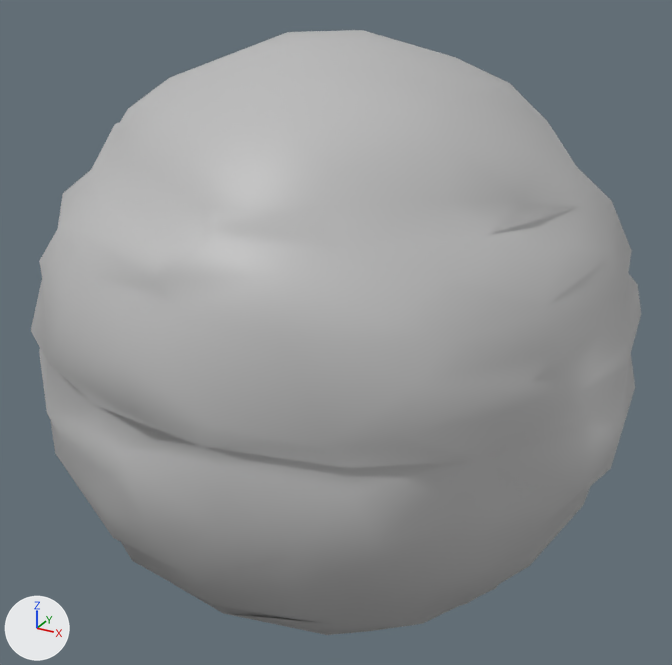
What one commit did to the FBX model BrainJam2020/Assets/Meshes/Planet_B_001.fbx.
The view is the same before and after, from a 50 mm camera at (4.26, -7.78, 3.91) aimed at (-0.02, 0.0, 0.02). The axes (+X, +Y, +Z) are drawn at lower left. The lights are the same throughout. Where no turn or scale is listed for an object, it has been applied to the vertices.

In view in the first picture: 'cloud:Planet_B_001'.
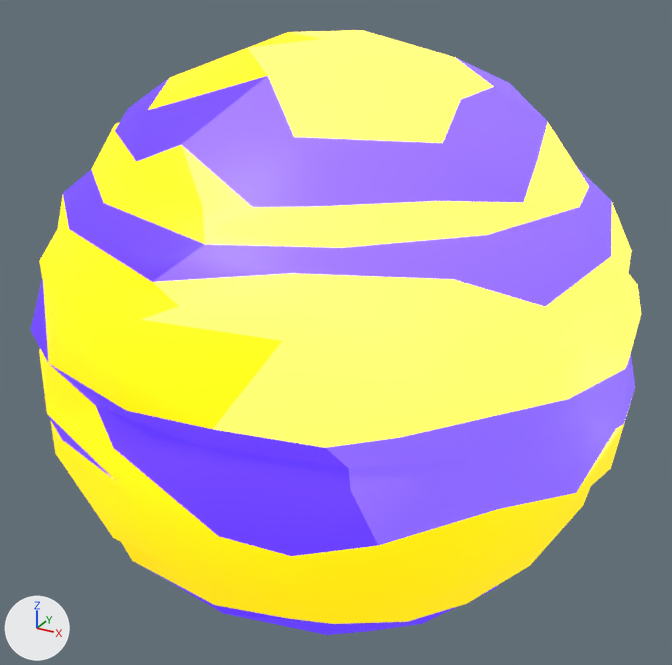
Where the change shows, as pixel boxes [x1, y1, x2, y2] in the pictures (672 x 665 px):
'cloud:Planet_B_001', recoloured
    both: [31, 30, 641, 635]

Edits to the bpy script that builds the scene:
```text
Add img_colorchart_png:
    img_colorchart_png = load_image('colorchart.png', '../Textures/colorchart.png', 512, 512, 'sRGB')
Add mat_lambert1:
    mat_lambert1 = bpy.data.materials.new('lambert1')
    # uses the picture img_colorchart_png
Change me_mesh:
    where me_mesh.from_pydata(...)  # 343 vertices, 682 faces; spans x -2.96..2.96, y -3.01..3.01, z -2.99..2.99
    remove me_mesh.materials.append(mat_cloud_lambert1)  # grey #bcbcbc
    add me_mesh.materials.append(mat_lambert1)
```
